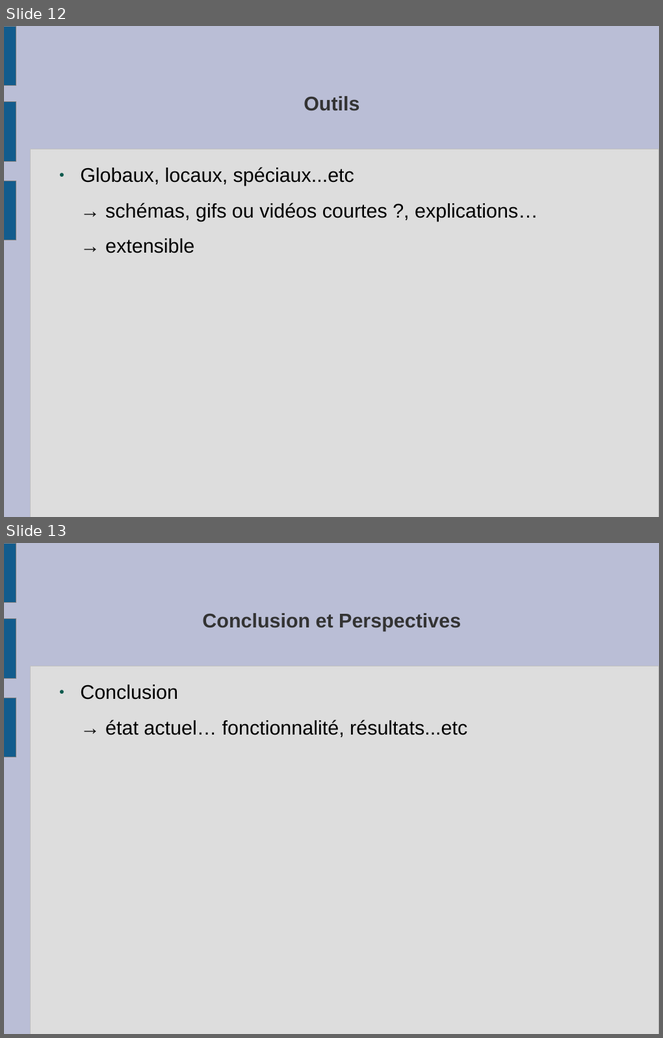
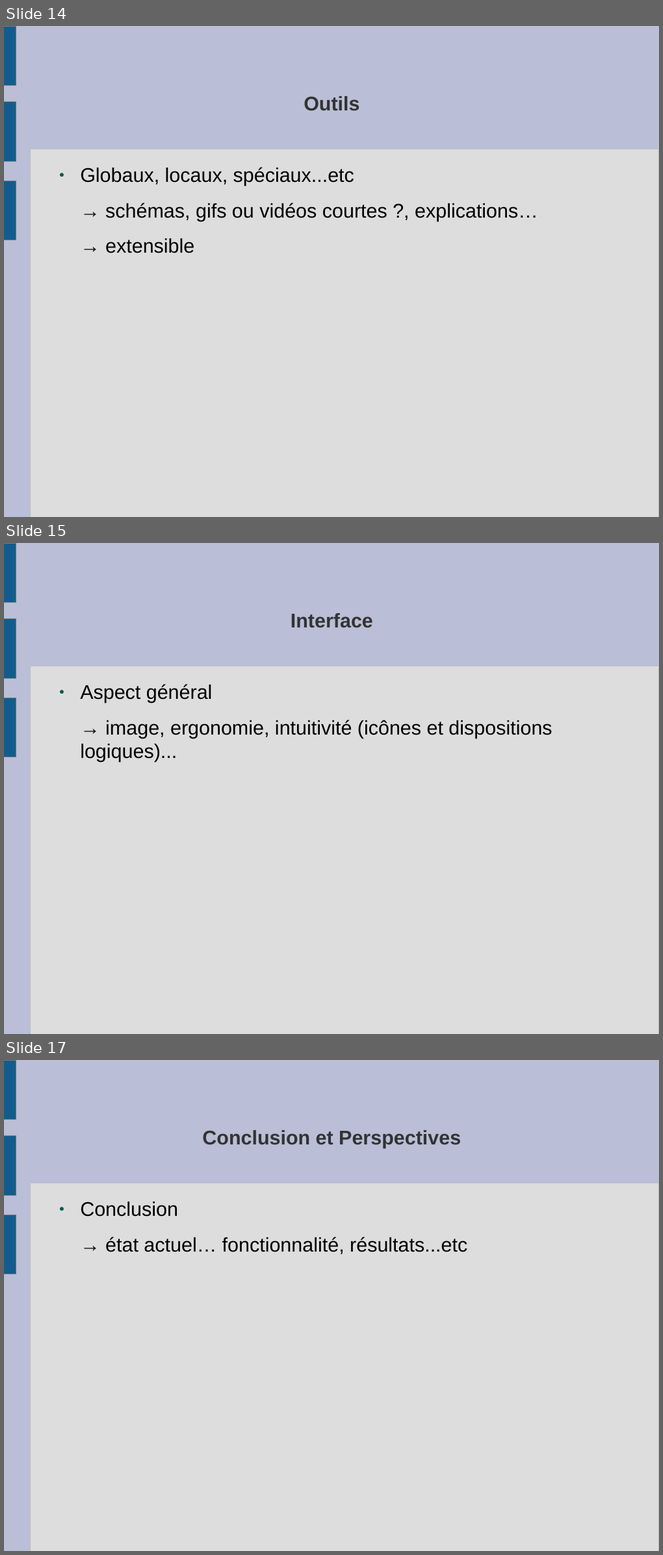
Before and after one commit to slvrgauthier/OpenSculpt, a slide deck: Documentation/Soutenance.odp. Shown one above the other, each under a label of ours: slides 12 and 13 before the commit, slides 14, 15 and 17 after it; the slides between them are not shown. The pictures are 663x1038 and 663x1555 pixels, drawn with LibreOffice and Linux fonts; fonts in the diff are those of the drawing. Boxes give left, top, right and bottom in pixels: in the first picture for what was removed or moved away, otherwise in the second. Text is boxed around its words. In the diff, an @@ line names an element or a change of style, - is before the commit and + after.

```diff
--- a/Documentation/Soutenance.odp
+++ b/Documentation/Soutenance.odp
@@ slide 15 added at (x1=4, y1=543, x2=659, y2=1034), background #BABED6; not listed: 4 template elements that a slide beside it also shows @@
@@ title added at (x1=291, y1=613, x2=373, y2=628), 24 pt, text #333333, bold @@
+Interface
@@ text added at (x1=80, y1=684, x2=552, y2=762), 24 pt, text #000000 @@
+● Aspect général
+→ image, ergonomie, intuitivité (icônes et dispositions logiques)...
@@ what was slide 12 is now slide 14 @@
@@ what was slide 13 is now slide 17 @@
```
Also in this commit, not shown: 4 other slides added, 1 slide removed, 1 other file.
